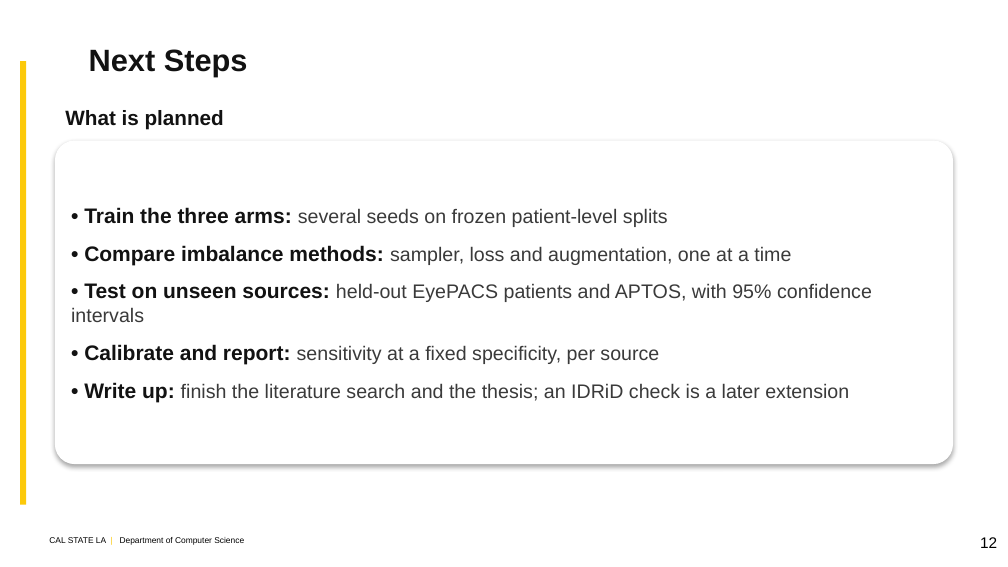
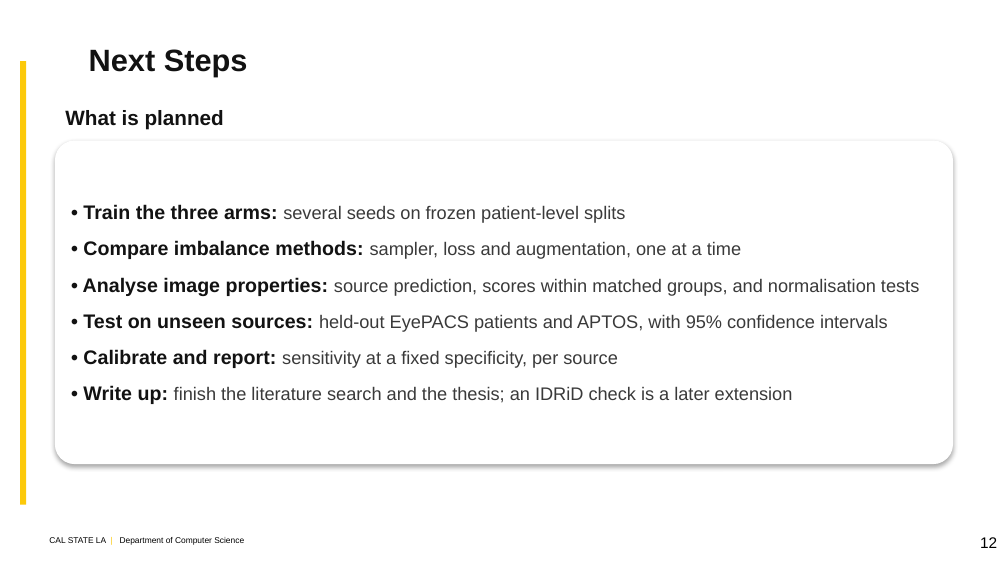
Before and after one commit to kazimab1/Early-DR, a slide deck: slide 12 of DR_Final_5min.pptx. Drawn at 1008x567 pixels with LibreOffice and Linux fonts; fonts in the diff are those of the drawing; background and template pictures are left out. Boxes give left, top, right and bottom in pixels: in the first picture for what was removed or moved away, otherwise in the second. Text is boxed around its words. In the diff, an @@ line names an element or a change of style, - is before the commit and + after.

```diff
--- a/DR_Final_5min.pptx
+++ b/DR_Final_5min.pptx
@@ text in rounded rectangle at box(83, 204, 888, 404): size 15 to 14 pt in "• Train the three arms:", "• Compare imbalance methods:", "• Test on unseen sources:", "• Calibrate and report:" and 1 more places; size 14 to 13 pt in "several seeds on frozen patient-level splits", "sampler, loss and augmentation, one at a ...", "held-out EyePACS patients and APTOS, with 95% ...", "sensitivity at a fixed specificity, per source" and 1 more places @@
@@ text in rounded rectangle at box(83, 277, 919, 296): paragraph added @@
+• Analyse image properties: source prediction, scores within matched groups, and normalisation tests
```
Also in this commit, not shown: 6 other slides changed, 3 other files.
